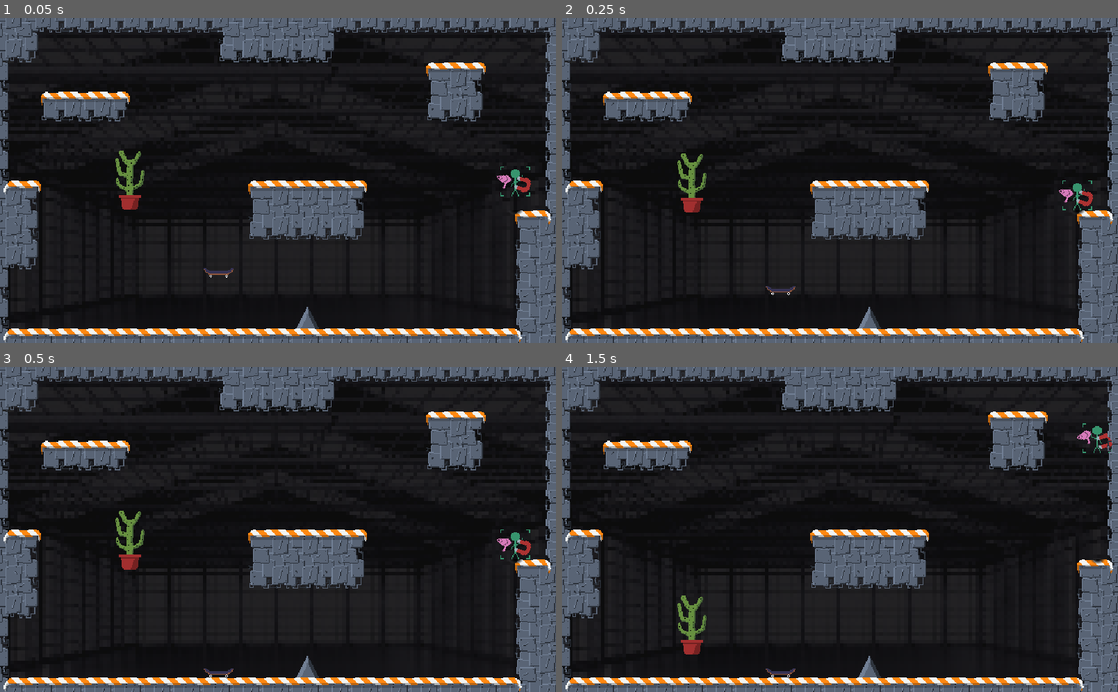
Above: before the commit, frames 1-4 (two rows, left to right).
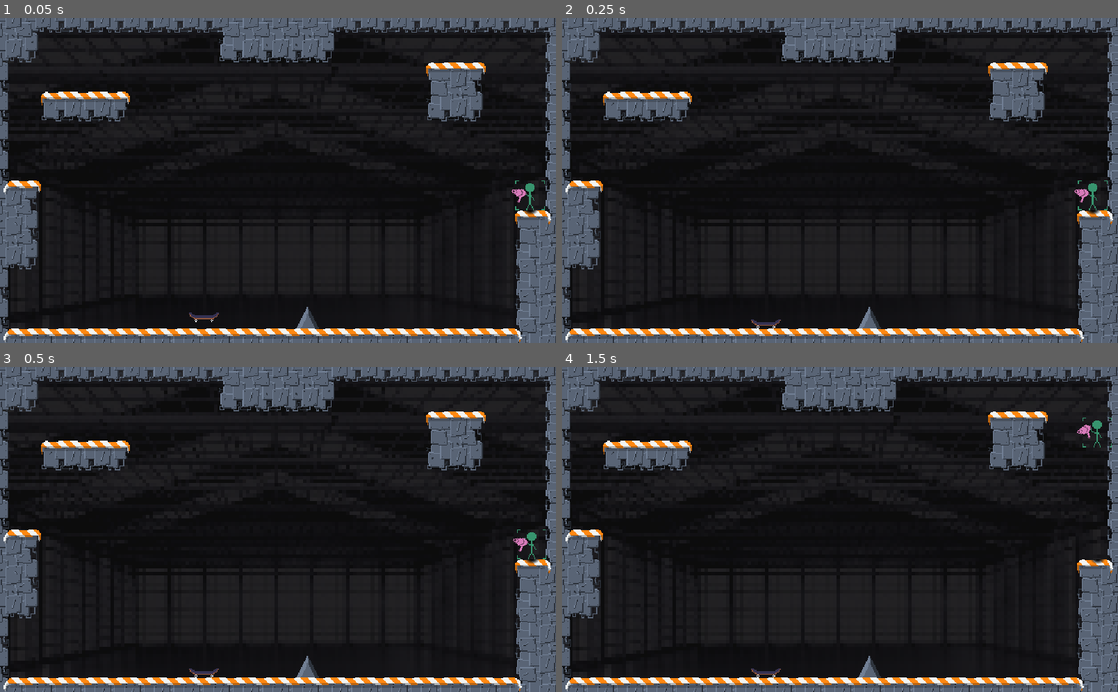
Above: after the commit, the same moments.

Repository: SanderVanhove/GDWJ-31
Game: Godot game, scene res://game.tscn
Same seed, same stepped clock (60 frames per second), same inputs: the game is played once before the commit and once after it.
Inputs (mouse positions are in pixels of both pictures, inside the frame that each line leads up to):
- Up to frame 1 (0.05 s): no input
- Up to frame 2 (0.25 s): no input
- Up to frame 3 (0.5 s): no input
- Up to frame 4 (1.5 s): move the mouse to (962, 513) at 0.52 s; hold Right (ui_right) from 0.53 s (still down); tap Up (ui_up) at 0.6, 0.77, 1.07, 1.35 s; move the mouse to (728, 545) at 1.27 s

The runs differ from the first frame. In frame 1, 4.4% of the frame differs, in the area x 20-98%, y 40-94%; in frame 2, 4.3%; in frame 3, 4.3%; in frame 4, 4.2%.

Commit message:
all items implemented
(hopefully no bugs)

Diff:
--- a/Game Jam Game/game.tscn
+++ b/Game Jam Game/game.tscn
@@ -1,8 +1,7 @@
-[gd_scene load_steps=28 format=2]
+[gd_scene load_steps=27 format=2]
 
 [ext_resource path="res://scenes/player.tscn" type="PackedScene" id=1]
 [ext_resource path="res://scenes/spike.tscn" type="PackedScene" id=2]
-[ext_resource path="res://scenes/cactus.tscn" type="PackedScene" id=3]
 [ext_resource path="res://assets/tile_set.png" type="Texture" id=4]
 [ext_resource path="res://assets/background.png" type="Texture" id=5]
 [ext_resource path="res://scenes/skateboard.tscn" type="PackedScene" id=6]
@@ -221,24 +220,23 @@
 scale = Vector2( 3.85006, 3.85006 )
 texture = ExtResource( 5 )
 
-[node name="skateboard" parent="." instance=ExtResource( 6 )]
-position = Vector2( 256, 288 )
-
-[node name="player" parent="." instance=ExtResource( 1 )]
-position = Vector2( 576, 192 )
+[node name="Node2D" type="Node2D" parent="."]
+
+[node name="player" parent="Node2D" instance=ExtResource( 1 )]
+position = Vector2( 592, 208 )
 movement_speed = 300
 
-[node name="spike" parent="." instance=ExtResource( 2 )]
+[node name="spike" parent="Node2D" instance=ExtResource( 2 )]
 position = Vector2( 352, 360.875 )
 
-[node name="cactus" parent="." instance=ExtResource( 3 )]
-position = Vector2( 160, 224 )
-
-[node name="TileMap" type="TileMap" parent="."]
+[node name="TileMap" type="TileMap" parent="Node2D"]
 tile_set = SubResource( 21 )
 cell_size = Vector2( 32, 32 )
 format = 1
-tile_data = PoolIntArray( -1, 0, 0, -65536, 0, 1, -65535, 0, …(1148 unchanged characters)… 36, 393216, 0, 65540, 393217, 0, 2, 393225, 0, 0, 393226, 0, 1, 393227, 0, 1, 393228, 0, 2, 393235, 0, 65536, 393236, 0, 65538, 524287, 0, 65536, 458752, 0, 65537, 458753, 0, 65538, 458761, 0, 131072, 458762, 0, 131073, 458763, 0, 131073, 458764, 0, 131074, 458770, 0, 0, 458771, 0, 65541, 458772 …(1043 unchanged characters)…
+tile_data = PoolIntArray( -1, 0, 0, -65536, 0, 1, -65535, 0, …(1148 unchanged characters)… 36, 393216, 0, 65540, 393217, 0, 2, 393235, 0, 65536, 393236, 0, 65538, 524287, 0, 65536, 458752, 0, 65537, 458753, 0, 65538, 458770, 0, 0, 458771, 0, 65541, 458772 …(1043 unchanged characters)…
+
+[node name="skateboard" parent="Node2D" instance=ExtResource( 6 )]
+position = Vector2( 240, 336 )
 
 [node name="Camera" type="Camera2D" parent="."]
 position = Vector2( 320, 192 )
--- a/Game Jam Game/project.godot
+++ b/Game Jam Game/project.godot
@@ -23,6 +23,10 @@
 config/name="Game Jam Game"
 run/main_scene="res://game.tscn"
 config/icon="res://icon.png"
+
+[autoload]
+
+ODS="*res://scripts/ODS_scripts.gd"
 
 [display]
 
--- a/Game Jam Game/scenes/cactus.tscn
+++ b/Game Jam Game/scenes/cactus.tscn
@@ -10,7 +10,7 @@
 radius = 16.1271
 height = 42.2573
 
-[node name="cactus" type="RigidBody2D"]
+[node name="cactus" type="StaticBody2D"]
 script = ExtResource( 1 )
 
 [node name="collision_shape" type="CollisionShape2D" parent="."]
--- a/Game Jam Game/scenes/magnet.tscn
+++ b/Game Jam Game/scenes/magnet.tscn
@@ -1,10 +1,8 @@
-[gd_scene load_steps=3 format=2]
+[gd_scene load_steps=2 format=2]
 
 [ext_resource path="res://assets/magnet.png" type="Texture" id=1]
-[ext_resource path="res://scripts/magnet.gd" type="Script" id=2]
 
 [node name="magnet" type="Node2D"]
-script = ExtResource( 2 )
 
 [node name="Sprite" type="Sprite" parent="."]
 texture = ExtResource( 1 )
--- a/Game Jam Game/scenes/player.tscn
+++ b/Game Jam Game/scenes/player.tscn
@@ -21,7 +21,7 @@
 [node name="collision_shape" type="CollisionShape2D" parent="."]
 shape = SubResource( 1 )
 
-[node name="hairdryer" parent="." instance=ExtResource( 3 )]
+[node name="blowdryer" parent="." instance=ExtResource( 3 )]
 position = Vector2( -13.0097, 0.372025 )
 
 [node name="magnet" parent="." instance=ExtResource( 4 )]
--- a/Game Jam Game/scenes/skateboard.tscn
+++ b/Game Jam Game/scenes/skateboard.tscn
@@ -1,7 +1,10 @@
-[gd_scene load_steps=3 format=2]
+[gd_scene load_steps=4 format=2]
 
 [ext_resource path="res://assets/skateboard.png" type="Texture" id=1]
 [ext_resource path="res://scripts/skateboard.gd" type="Script" id=2]
+
+[sub_resource type="RectangleShape2D" id=1]
+extents = Vector2( 15.0146, 1.02567 )
 
 [node name="skateboard" type="KinematicBody2D"]
 script = ExtResource( 2 )
@@ -10,12 +13,11 @@
 texture = ExtResource( 1 )
 
 [node name="CollisionPolygon2D" type="CollisionPolygon2D" parent="."]
-polygon = PoolVector2Array( -15.9742, -1.97861, -13.0712, -1.97861, -10.1214, 1.06483, 9.96528, 1.01801, 13.0555, -1.88497, 15.9585, -2.02543, 16.0522, -0.105726, 10.8081, 5.04471, 8.46698, 8.08814, 6.4068, 5.09153, -0.00782394, 5.04471, -5.72012, 5.13835, -8.57627, 8.04132, -11.0578, 4.95106, -16.0678, -0.0589027 )
+polygon = PoolVector2Array( 14.9878, 1.01516, 8.46698, 8.08814, 6.4068, 5.09153, -0.00782394, 5.04471, -5.72012, 5.13835, -8.57627, 8.04132, -15, 1.01563 )
 
 [node name="Area2D" type="Area2D" parent="."]
 
-[node name="CollisionPolygon2D" type="CollisionPolygon2D" parent="Area2D"]
-position = Vector2( 3.1839, -0.889626 )
-scale = Vector2( 1.3, 1.3 )
-polygon = PoolVector2Array( -10.0547, -2.3504, 5.5767, -2.49447, 5.39661, 2.33181, -10.4149, 2.36783 )
+[node name="CollisionShape2D" type="CollisionShape2D" parent="Area2D"]
+shape = SubResource( 1 )
 [connection signal="body_entered" from="Area2D" to="." method="_on_Area2D_body_entered"]
+[connection signal="body_exited" from="Area2D" to="." method="_on_Area2D_body_exited"]
--- /dev/null
+++ b/Game Jam Game/scripts/ODS_scripts.gd
@@ -0,0 +1,16 @@
+extends Node
+
+func length_dir(length: int, angle: float):
+	var final: = Vector2()
+	final.x = length * cos(angle)
+	final.y = length * sin(angle)
+	return final
+
+func quadratic_bezier(p0: Vector2, p1: Vector2, p2: Vector2, t: float):
+	var q0 = p0.linear_interpolate(p1, t)
+	var q1 = p1.linear_interpolate(p2, t)
+	var r = q0.linear_interpolate(q1, t)
+	return r
+
+func pick(values: Array):
+	return values[randi() % values.size()]
--- a/Game Jam Game/scripts/cactus.gd
+++ b/Game Jam Game/scripts/cactus.gd
@@ -1,4 +1,4 @@
-extends RigidBody2D
+extends StaticBody2D
 
 signal blow_back(pos)
 
--- a/Game Jam Game/scripts/player.gd
+++ b/Game Jam Game/scripts/player.gd
@@ -17,6 +17,7 @@
 onready var _drop_shadow: Sprite = $Dropshadow
 
 enum states {REGULAR, NO_GRAVITY}
+enum items {NONE, MAGNET, BLOWDRYER}
 
 # for messing with the inputs
 var input_map = {"right": 1,
@@ -31,6 +32,7 @@
 
 # state machine
 var state = states.REGULAR
+var item = items.BLOWDRYER
 
 # direction the player is facing
 var direction = 1
@@ -41,34 +43,60 @@
 func _physics_process(delta):
 	# resetting velocity
 
-	# left and right movement
-	if Input.is_action_pressed("ui_right"):
-		velocity.x += input_map.right * movement_speed
-	elif Input.is_action_pressed("ui_left"):
-		velocity.x += input_map.left * movement_speed
-	else:
-		velocity.x = lerp(velocity.x, 0, FRICTION)
+	# jumping
+	if Input.is_action_just_pressed("ui_up"):
+		if is_on_floor():
+				velocity.y += input_map.up * jump_height
 
 	# STATE MACHINEEEEE YOOOOOOOOOOOOOOOOOOOOOOOOOO
 	match state:
 		states.REGULAR:
 			# gravity
 			velocity.y += gravity
+				# left and right movement
+			if Input.is_action_pressed("ui_right"):
+				velocity.x += input_map.right * movement_speed
+			elif Input.is_action_pressed("ui_left"):
+				velocity.x += input_map.left * movement_speed
+			else:
+				if is_on_floor():
+					velocity.x = lerp(velocity.x, 0, FRICTION)
+		states.NO_GRAVITY:
+			# setting the movement speed for the different objects in zero grav
+			var move_factor = 0.80
+			if item == items.NONE or item == items.BLOWDRYER:
+				move_factor = 0.01
 
-			# jumping
-			if Input.is_action_just_pressed("ui_up"):
+			if Input.is_action_pressed("ui_right"):
+				velocity.x += input_map.right * (movement_speed * move_factor)
+			elif Input.is_action_pressed("ui_left"):
+				velocity.x += input_map.left * (movement_speed * move_factor)
+			else:
 				if is_on_floor():
-						velocity.y += input_map.up * jump_height
-		# blowdryer code
-#		states.NO_GRAVITY:
+					velocity.x = lerp(velocity.x, 0, FRICTION)
+	# item state machine
+	match item:
+		items.NONE:
+			$blowdryer.hide()
+			$magnet.hide()
+		items.MAGNET:
+			$blowdryer.hide()
+			$magnet.show()
+			velocity.y += 50
+		items.BLOWDRYER:
+			$blowdryer.show()
+			$magnet.hide()
+#			if state != states.REGULAR:
+			velocity += ODS.length_dir(1, $blowdryer.rotation)
 
-	# changing position
+	# clamping speed
 	velocity.x = clamp(velocity.x, -max_speed, max_speed)
 
+	# determining direction
 	direction = -1 if velocity.x < 0 else 1
 	_sprite.flip_h = velocity.x > 0
 
-	velocity = move_and_slide(velocity, UP)
+	velocity = move_and_slide(velocity, UP, false, 4, PI / 4, false)
 
 	position_drop_shadow()
 
@@ -81,4 +109,5 @@
 	position = starting_position
 
 func _cactus_blow_back(pos):
-	velocity += Vector2(sign(position.x - pos.x) * 300, -400)
+	velocity.x = sign(position.x - pos.x) * 200
+	velocity.y = -1 * jump_height
--- a/Game Jam Game/scripts/skateboard.gd
+++ b/Game Jam Game/scripts/skateboard.gd
@@ -1,19 +1,24 @@
 extends KinematicBody2D
 
 const GRAVITY: float = 10.0
-const FRICTION: float = 0.01
+const FRICTION: float = 0.001
 const MAX_SPEED: float = 200.0
 const MIN_SPEED: float = 50.0
 
 var velocity: Vector2 = Vector2.ZERO
+
+var player = null
 
 func _physics_process(delta) -> void:
 	velocity.y += GRAVITY
 
 	# changing position
 	velocity.x = clamp(velocity.x, -MAX_SPEED, MAX_SPEED)
+	if player != null:
+		if player.item == player.items.BLOWDRYER:
+			velocity.x += ODS.length_dir(1, player.get_node("blowdryer").rotation).x
 
-	velocity = move_and_slide(velocity)
+	velocity = move_and_slide(velocity, Vector2.UP, false, 4, PI / 4, false)
 
 	velocity.x = lerp(velocity.x, 0, FRICTION)
 
@@ -24,4 +29,9 @@
 			velocity.x = body.velocity.x
 		else:
 			velocity.x = MIN_SPEED * body.direction
-			print(velocity.x, body.direction)
+		player = body
+
+
+func _on_Area2D_body_exited(body):
+	if body as Player:
+		player = null
